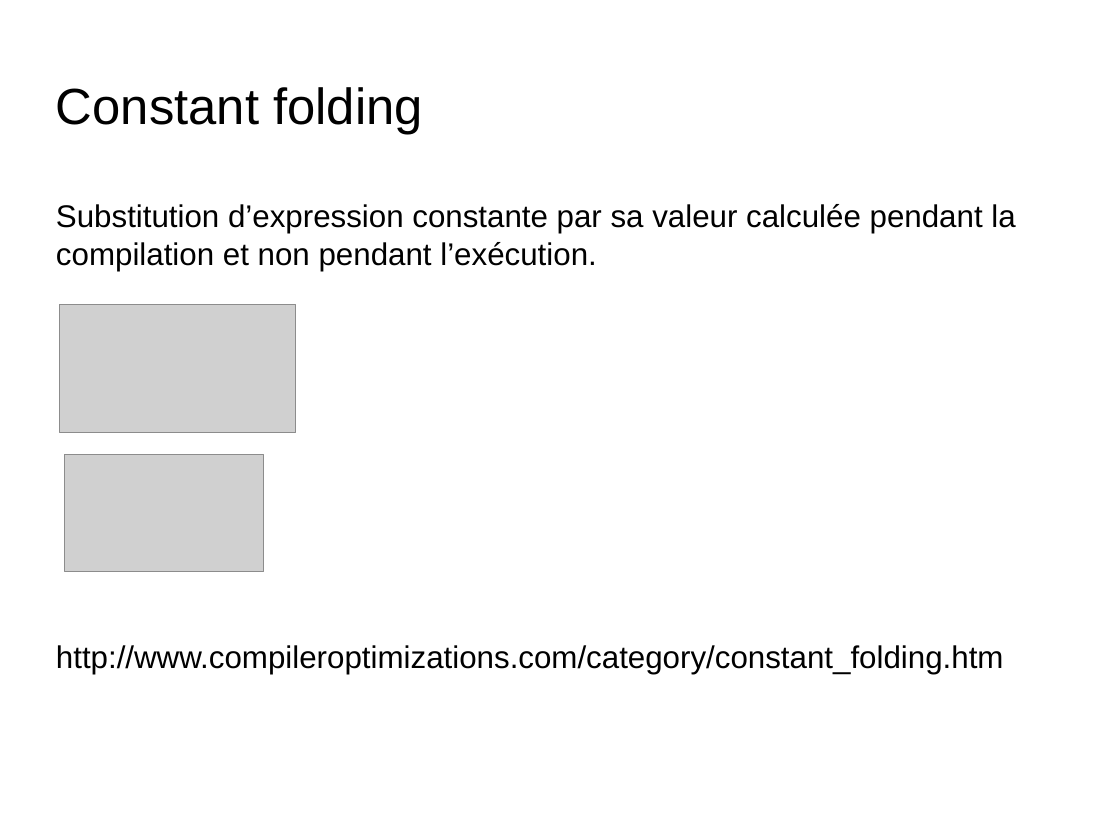
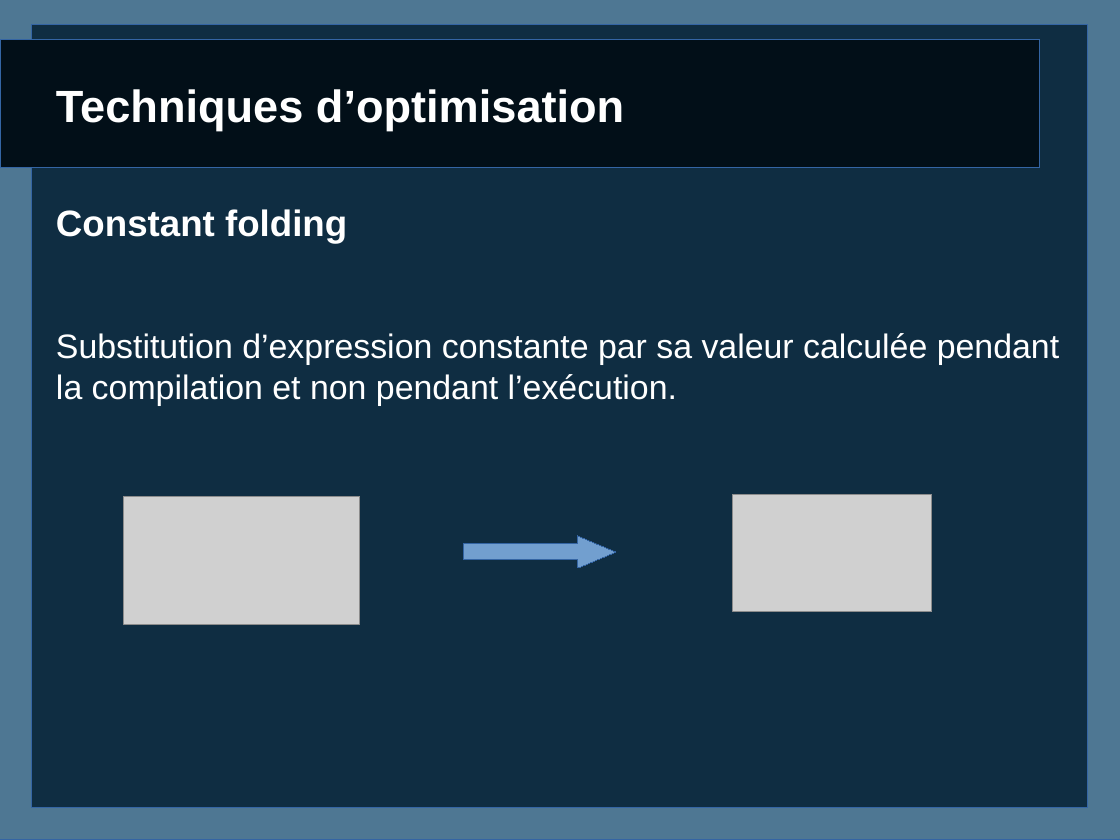
Before and after one commit to caswitch/recherche-et-doc-s4, a slide deck: slide 8 of Diapo1.odp (slide 7 before the commit). Drawn at 1120x840 pixels with LibreOffice and Linux fonts; fonts in the diff are those of the drawing; grey boxes stand for pictures; background and template pictures are left out. Boxes give left, top, right and bottom in pixels: in the first picture for what was removed or moved away, otherwise in the second. Text is boxed around its words. In the diff, an @@ line names an element or a change of style, - is before the commit and + after.

```diff
--- a/Diapo1.odp
+++ b/Diapo1.odp
@@ rectangle added at (0, 0, 1120, 840), fill #4E7793, outline #3465A4 0 pt @@
@@ rectangle added at (32, 24, 1087, 809), fill #0F2D42, outline #3465A4 0 pt @@
@@ freeform shape added at (0, 40, 1041, 168), fill #020F18, outline #3465A4 0 pt @@
@@ title at (56, 89, 624, 130): text changed; size 36 to 32 pt; text colour #000000 to #FFFFFF; bold on @@
-Constant folding
+Techniques d’optimisation
@@ text at (56, 209, 347, 243): paragraph added @@
+Constant folding
@@ text at (56, 333, 1059, 406): size 22.2 to 24 pt, text colour #000000 to #FFFFFF in "Substitution d’expression constante par sa valeur calculée ..." @@
@@ picture: place and size @@
-picture at (65, 454, 264, 572)
+picture at (124, 496, 361, 624)
@@ picture: place and size @@
-picture at (60, 304, 297, 432)
+picture at (733, 495, 932, 613)
@@ right arrow added at (464, 537, 617, 568), fill #729FCF, outline #3465A4 0 pt @@
@@ text at (56, 645, 1004, 674): paragraph removed @@
-http://www.compileroptimizations.com/category/constant_folding.htm
```
Also in this commit, not shown: 6 other slides changed, 3 slides added, 3 slides removed, 6 other files.
